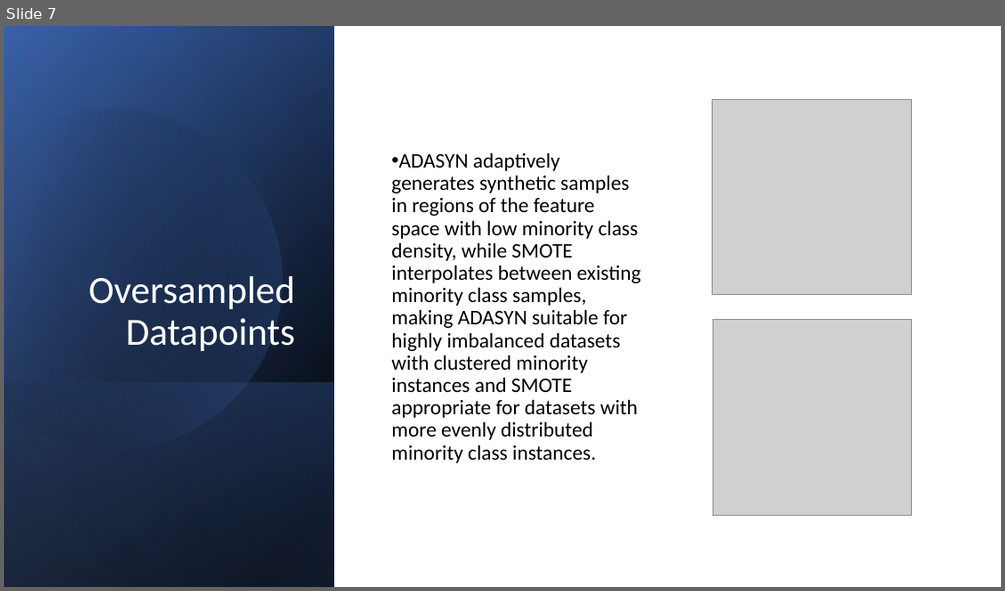
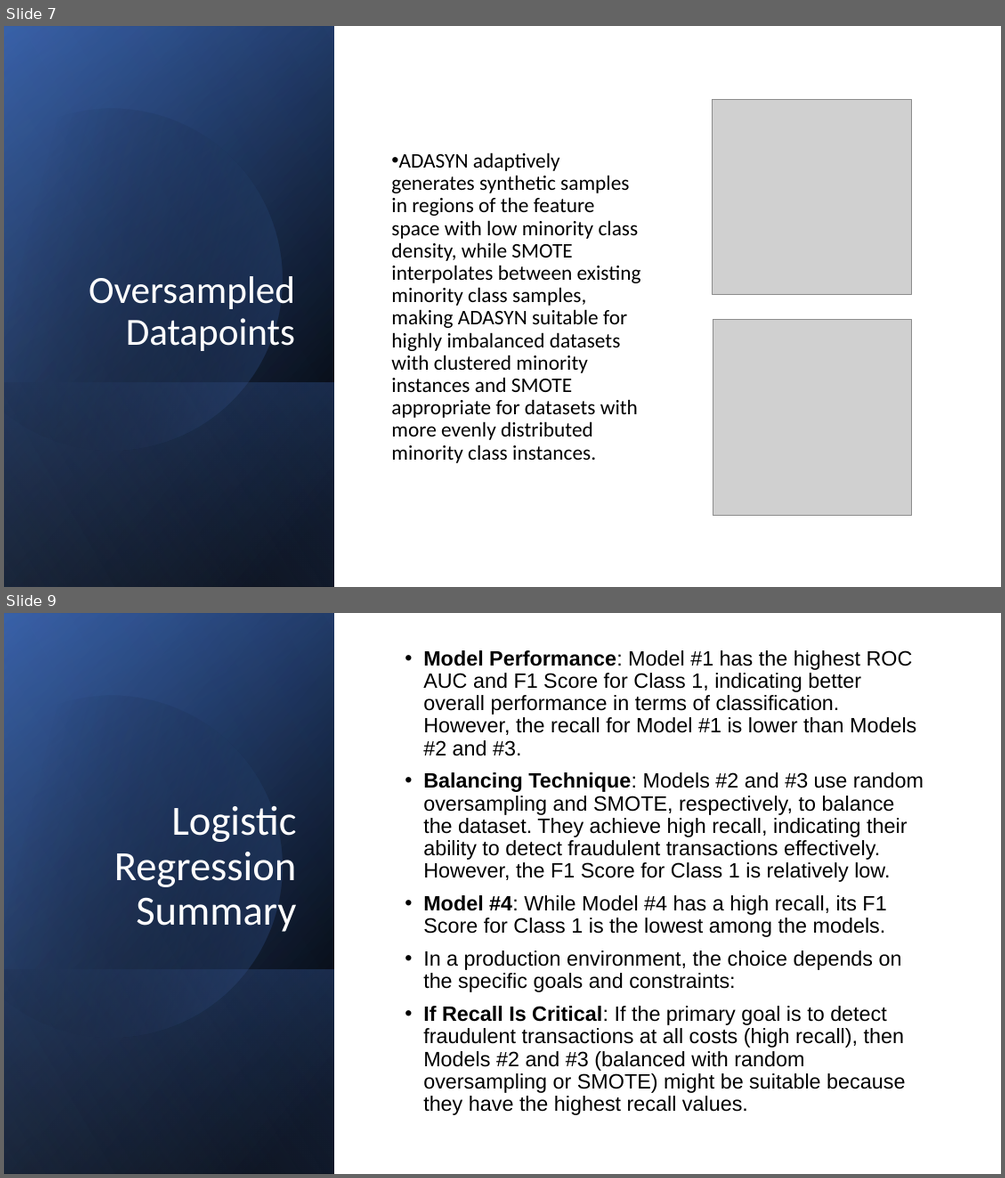
Before and after one commit to jagsrj/Credit_card_fraud_detection_ML, a slide deck: CreditCard_FraudDetection_MachingLearning.pptx. Shown one above the other, each under a label of ours: slide 7 before the commit, slides 7 and 9 after it; the slides between them are not shown. The pictures are 1005x591 and 1005x1178 pixels, drawn with LibreOffice and Linux fonts; fonts in the diff are those of the drawing; grey boxes stand for pictures. Boxes give left, top, right and bottom in pixels: in the first picture for what was removed or moved away, otherwise in the second. Text is boxed around its words. In the diff, an @@ line names an element or a change of style, - is before the commit and + after.

```diff
--- a/CreditCard_FraudDetection_MachingLearning.pptx
+++ b/CreditCard_FraudDetection_MachingLearning.pptx
@@ slide 9 added at <box>4,613,1001,1174</box>, background #FFFFFF @@
@@ rectangle added at <box>4,613,1001,1174</box>, fill #FFFFFF @@
@@ rectangle added at <box>4,613,334,1174</box>, fill gradient #000000 to #2F5597 @@
@@ rectangle added at <box>4,614,334,1174</box>, fill gradient #000000 to #4472C4 @@
@@ rectangle added at <box>4,613,334,1173</box>, fill gradient #000000 to #8FAADC @@
@@ freeform shape added at <box>4,655,324,1071</box>, fill gradient #000000 to #4472C4 @@
@@ text added at <box>423,673,923,1115</box>, 20 pt, text #000000 @@
+• Model Performance: Model #1 has the highest ROC AUC and F1 Score for Class 1, indicating better overall performance in terms of classification. However, the recall for Model #1 is lower than Models #2 and #3.
+• Balancing Technique: Models #2 and #3 use random oversampling and SMOTE, respectively, to balance the dataset. They achieve high recall, indicating their ability to detect fraudulent transactions effectively. However, the F1 Score for Class 1 is relatively low.
+• Model #4: While Model #4 has a high recall, its F1 Score for Class 1 is the lowest among the models.
+• In a production environment, the choice depends on the specific goals and constraints:
+• If Recall Is Critical: If the primary goal is to detect fraudulent transactions at all costs (high recall), then Models #2 and #3 (balanced with random oversampling or SMOTE) might be suitable because they have the highest recall values.
@@ title added at <box>114,805,297,932</box>, 40 pt, text #FFFFFF @@
+Logistic Regression Summary
@@ rectangle added at <box>4,969,334,1174</box>, fill gradient #4472C4 to #000000 @@
```
Also in this commit, not shown: 3 slides changed, 1 other slide added, 2 slides removed, 1 other file.
